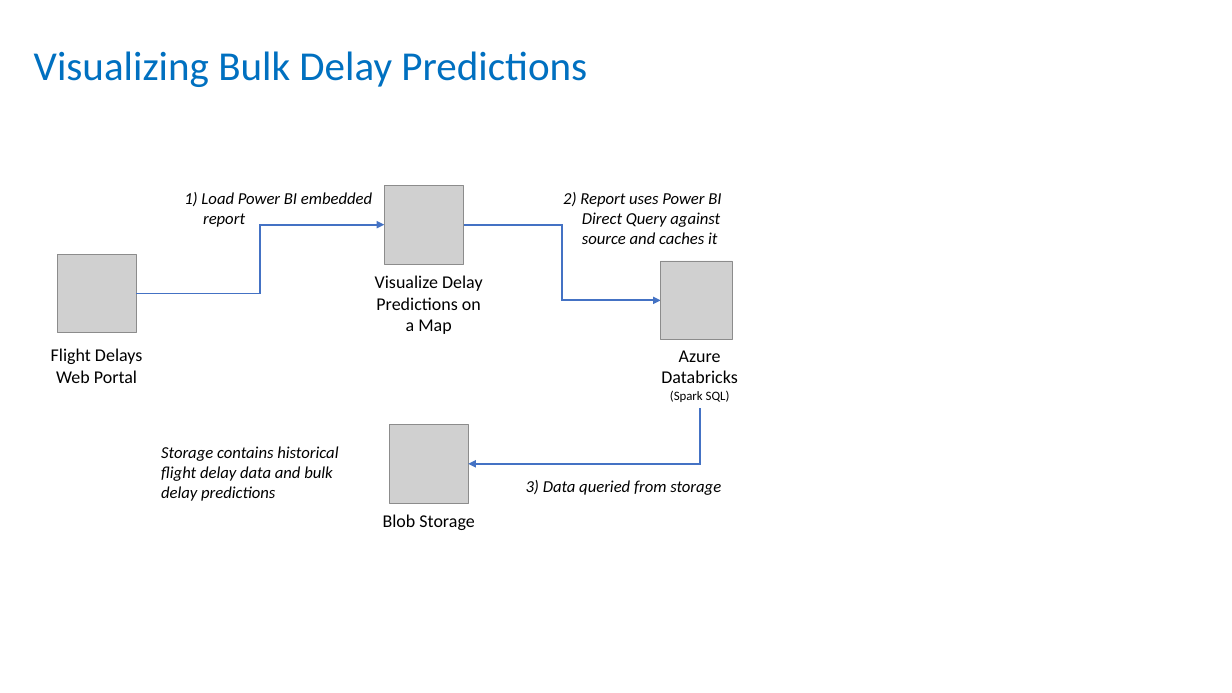
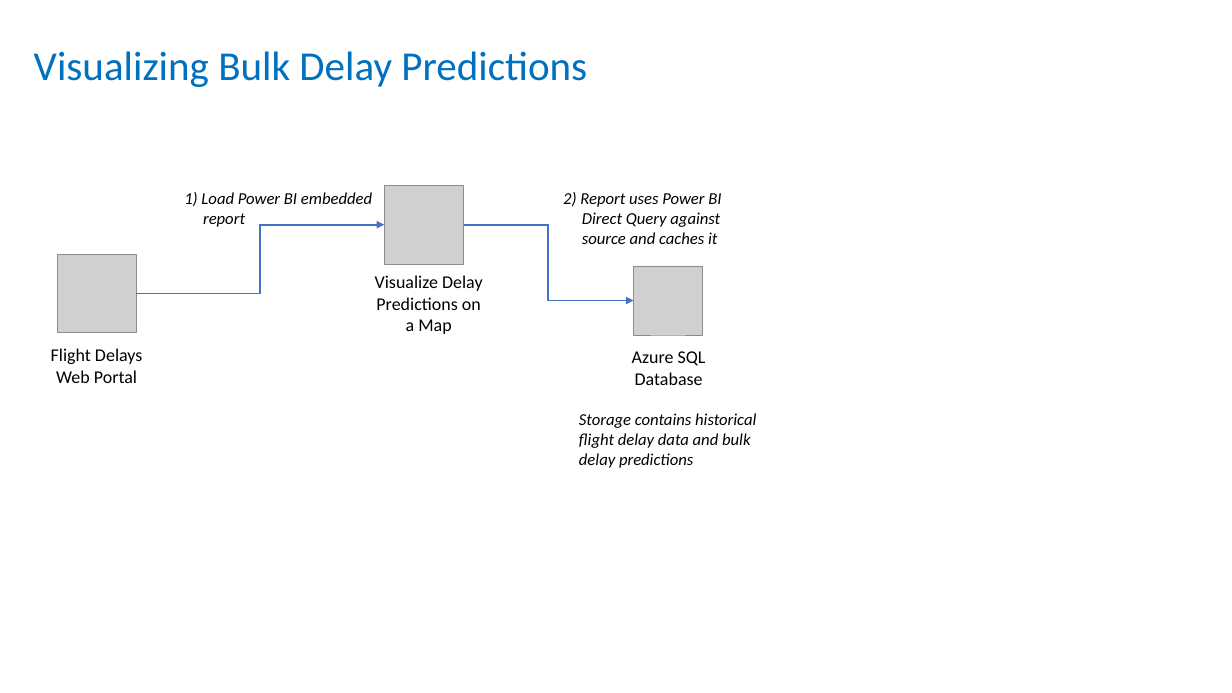
Before and after one commit to josuneha/AzureBigData-analytics, a slide deck: slide 6 of Whiteboard design session/Diagrams.pptx. Drawn at 1232x693 pixels with LibreOffice and Linux fonts; fonts in the diff are those of the drawing; grey boxes stand for pictures. Boxes give left, top, right and bottom in pixels: in the first picture for what was removed or moved away, otherwise in the second. Text is boxed around its words. In the diff, an @@ line names an element or a change of style, - is before the commit and + after.

```diff
--- a/Whiteboard design session/Diagrams.pptx
+++ b/Whiteboard design session/Diagrams.pptx
@@ elbow arrow moved from (463, 225) - (661, 300) to (463, 225) - (634, 300) @@
@@ picture added at bbox=[634, 266, 703, 335] @@
@@ picture removed at bbox=[661, 261, 732, 339] @@
@@ text at bbox=[632, 351, 706, 385]: text changed @@
-Azure Databricks
-(Spark SQL)
+Azure SQL Database
@@ elbow arrow removed from (700, 409) to (469, 464) @@
@@ text "Storage contains historical flight delay ...": place and size @@
-text "Storage contains historical flight delay ..." at bbox=[161, 446, 338, 501]
+text "Storage contains historical flight delay ..." at bbox=[579, 413, 756, 468]
@@ picture removed at bbox=[389, 424, 468, 503] @@
@@ text removed at bbox=[526, 480, 721, 495] @@
-3) Data queried from storage
@@ text removed at bbox=[383, 514, 474, 530] @@
-Blob Storage
```
Also in this commit, not shown: 2 other slides changed, 6 other files.
